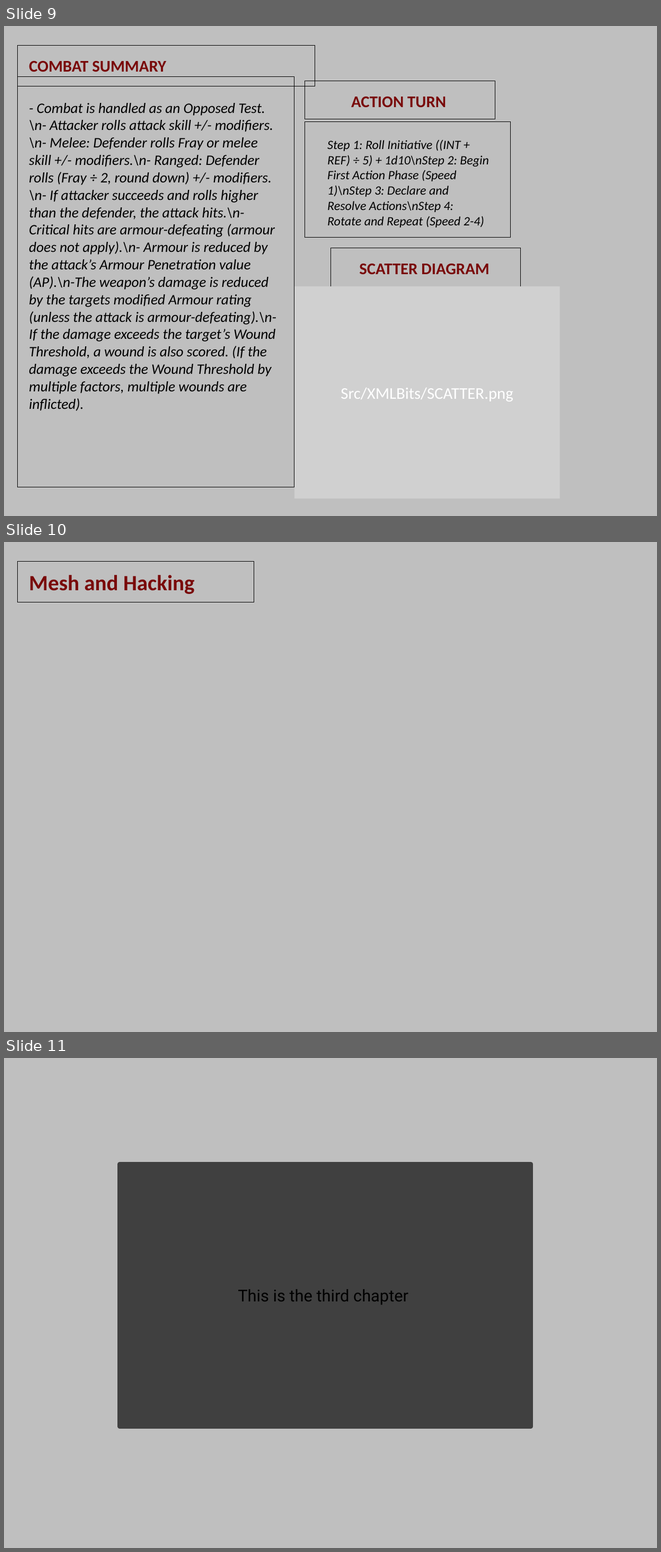
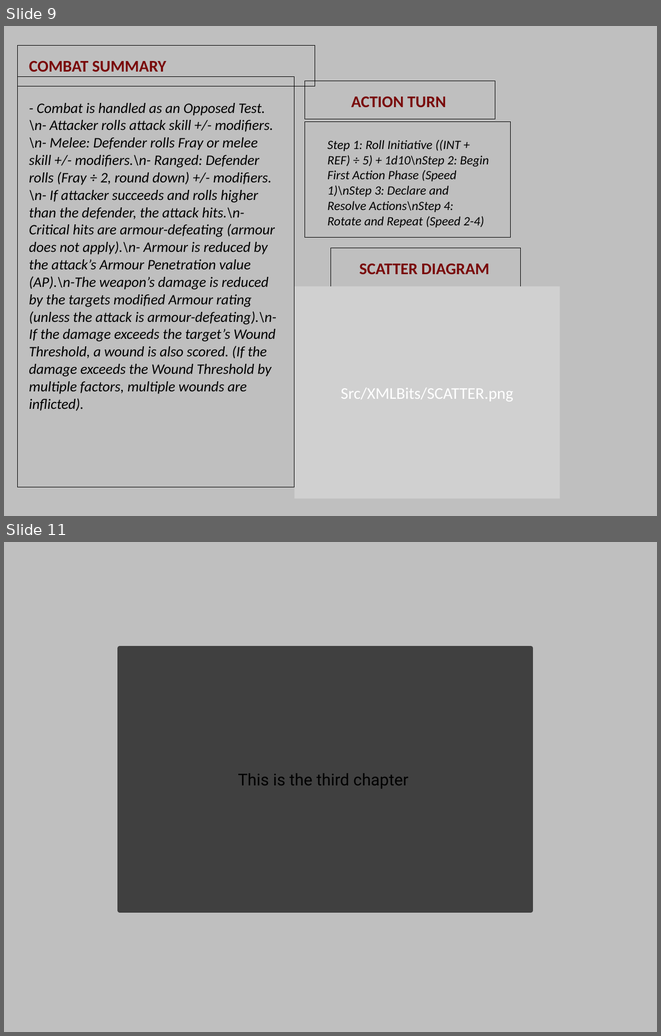
Before and after one commit to D6Digital/SWENGFrame, a slide deck: github resources/EclipsePhase.pptm. Shown one above the other, each under a label of ours: slides 9, 10 and 11 before the commit, slides 9 and 11 after it; the slides between them are not shown. The pictures are 661x1552 and 661x1036 pixels, drawn with LibreOffice and Linux fonts; fonts in the diff are those of the drawing; grey boxes stand for pictures. Boxes give left, top, right and bottom in pixels: in the first picture for what was removed or moved away, otherwise in the second. Text is boxed around its words. In the diff, an @@ line names an element or a change of style, - is before the commit and + after.

```diff
--- a/github resources/EclipsePhase.pptm
+++ b/github resources/EclipsePhase.pptm
@@ slide 10 removed at (x1=4, y1=542, x2=657, y2=1032), background #BFBFBF @@
@@ rectangle removed at (x1=18, y1=561, x2=254, y2=602) @@
@@ text removed at (x1=29, y1=575, x2=195, y2=594) @@
-Mesh and Hacking
```
Also in this commit, not shown: 2 slides changed, 33 slides added, 1 other slide removed, 4 other files.
